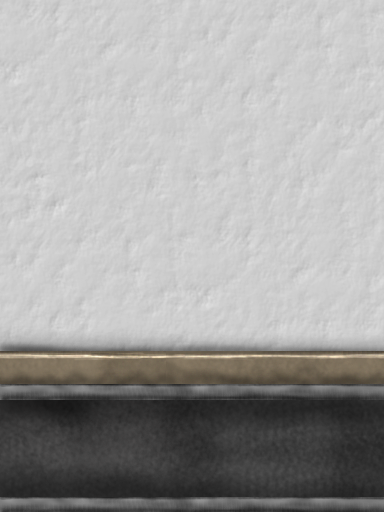
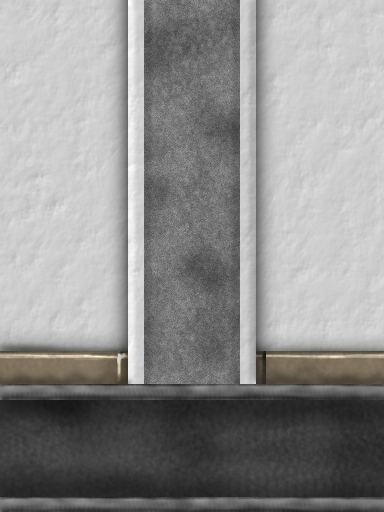
Layered file, before and after one edit (384x512). Changes by layer:
added layer "New Layer#4" above "Background copy" over [144, 0, 240, 384]
added layer "Background copy" above "Background copy#1" over [128, 0, 256, 384]
added layer "Background copy#1" above "New Layer#5" over [106, 0, 278, 384]
added layer "New Layer#5" above "New Layer#1" over [117, 351, 266, 384]
